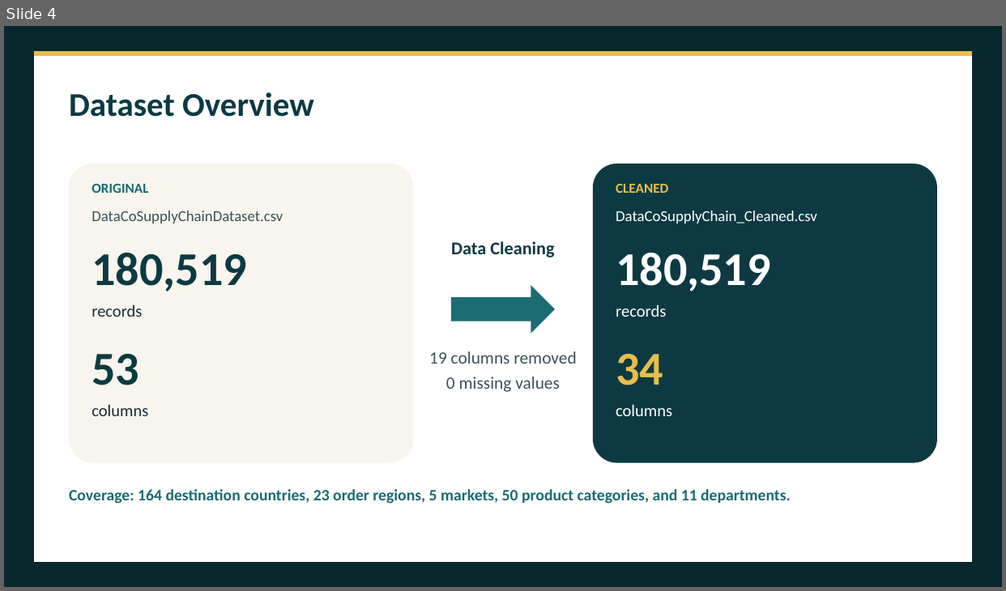
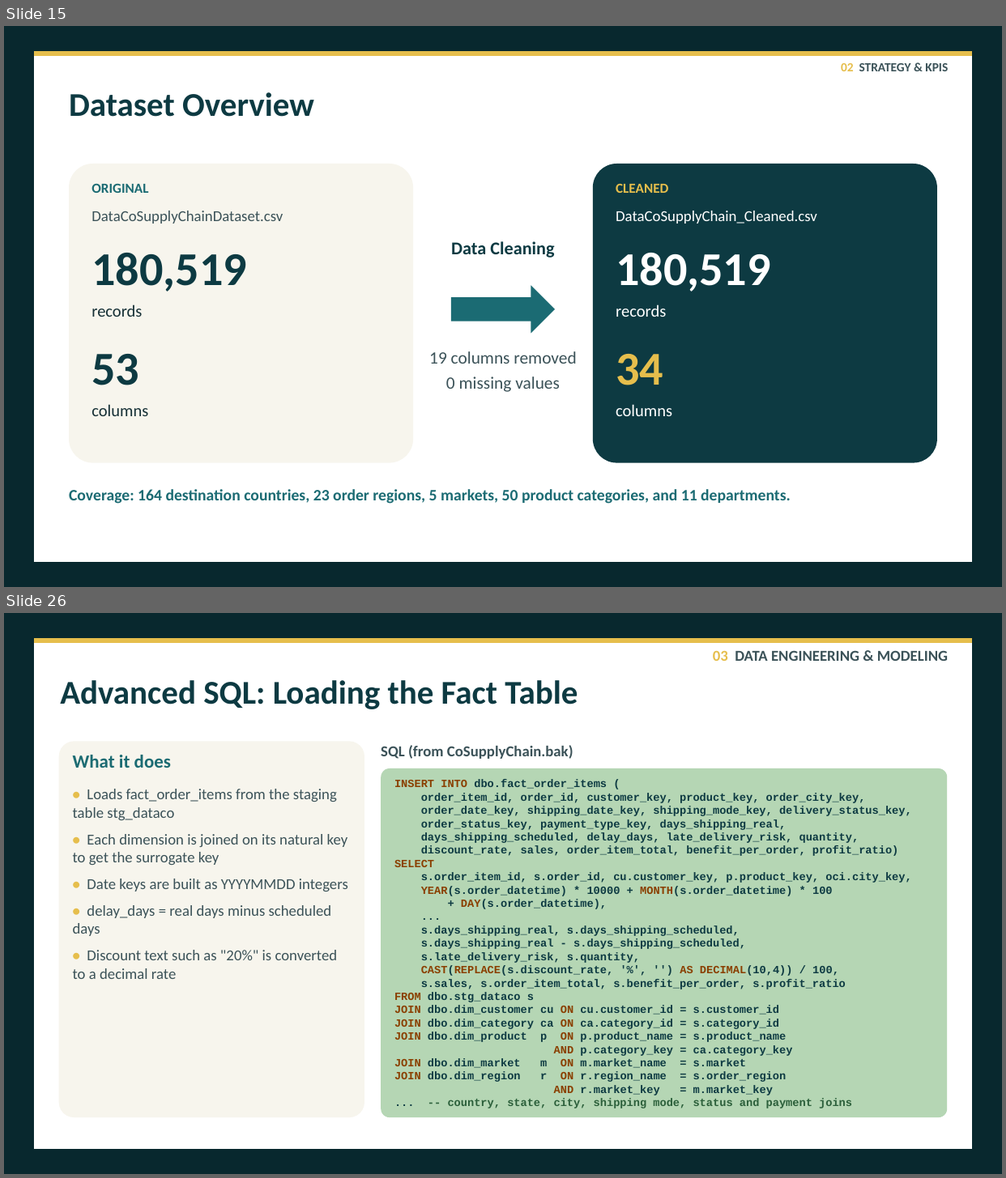
Before and after one commit to Team5-Depi/Supply-Chain-Dataset-Analysis-Final_Project, a slide deck: Presentation/Supply_Chain_Dataset_Analysis_Presentation.pptx. Shown one above the other, each under a label of ours: slide 4 before the commit, slides 15 and 26 after it; the slides between them are not shown. The pictures are 1006x591 and 1006x1178 pixels, drawn with LibreOffice and Linux fonts; fonts in the diff are those of the drawing. Boxes give left, top, right and bottom in pixels: in the first picture for what was removed or moved away, otherwise in the second. Text is boxed around its words. In the diff, an @@ line names an element or a change of style, - is before the commit and + after.

```diff
--- a/Presentation/Supply_Chain_Dataset_Analysis_Presentation.pptx
+++ b/Presentation/Supply_Chain_Dataset_Analysis_Presentation.pptx
@@ slide 26 added at <box>4,613,1002,1174</box>, background #08282E @@
@@ freeform shape added at <box>34,638,972,1149</box>, fill #FFFFFF @@
@@ freeform shape added at <box>34,638,972,643</box>, fill #E6BE4C @@
@@ text added at <box>713,650,948,661</box>, 22 pt, text #3B5258, bold @@
+03 DATA ENGINEERING & MODELING
@@ text added at <box>60,680,577,709</box>, 48 pt, text #0D3A42, bold @@
+Advanced SQL: Loading the Fact Table
@@ rounded rectangle added at <box>59,741,364,1118</box>, fill #F7F5ED @@
@@ text added at <box>73,755,171,768</box>, 26.8 pt, text #1B6B72, bold @@
+What it does
@@ text added at <box>381,745,573,759</box>, 22 pt, text #3B5258, bold @@
+SQL (from CoSupplyChain.bak)
@@ rounded rectangle added at <box>381,769,947,1118</box>, fill #B5D6B4 @@
@@ text added at <box>394,779,912,1109</box>, 16 pt, text #0D3A42, bold @@
+INSERT INTO dbo.fact_order_items (
+order_item_id, order_id, customer_key, product_key, order_city_key,
+order_date_key, shipping_date_key, shipping_mode_key, delivery_status_key,
+order_status_key, payment_type_key, days_shipping_real,
+days_shipping_scheduled, delay_days, late_delivery_risk, quantity,
+discount_rate, sales, order_item_total, benefit_per_order, profit_ratio)
+SELECT
+s.order_item_id, s.order_id, cu.customer_key, p.product_key, oci.city_key,
+YEAR(s.order_datetime) * 10000 + MONTH(s.order_datetime) * 100
++ DAY(s.order_datetime),
+...
+s.days_shipping_real, s.days_shipping_scheduled,
+s.days_shipping_real - s.days_shipping_scheduled,
+s.late_delivery_risk, s.quantity,
+CAST(REPLACE(s.discount_rate, '%', '') AS DECIMAL(10,4)) / 100,
+s.sales, s.order_item_total, s.benefit_per_order, s.profit_ratio
+FROM dbo.stg_dataco s
+JOIN dbo.dim_customer cu ON cu.customer_id = s.customer_id
+JOIN dbo.dim_category ca ON ca.category_id = s.category_id
+JOIN dbo.dim_product p ON p.product_name = s.product_name
+AND p.category_key = ca.category_key
+JOIN dbo.dim_market m ON m.market_name = s.market
+JOIN dbo.dim_region r ON r.region_name = s.order_region
+AND r.market_key = m.market_key
+... -- country, state, city, shipping mode, status and payment joins
@@ text added at <box>73,789,348,979</box>, 22 pt, text #3B5258 @@
+• Loads fact_order_items from the staging table stg_dataco
+• Each dimension is joined on its natural key to get the surrogate key
+• Date keys are built as YYYYMMDD integers
+• delay_days = real days minus scheduled days
+• Discount text such as "20%" is converted to a decimal rate
@@ what was slide 4 is now slide 15 @@
@@ slide 15 changed as well @@
@@ text added at <box>841,63,948,71</box>, 18 pt, text #3B5258, bold @@
+02 STRATEGY & KPIS
```
Also in this commit, not shown: 10 other slides changed, 45 other slides added, 4 slides removed, 2 other files.
